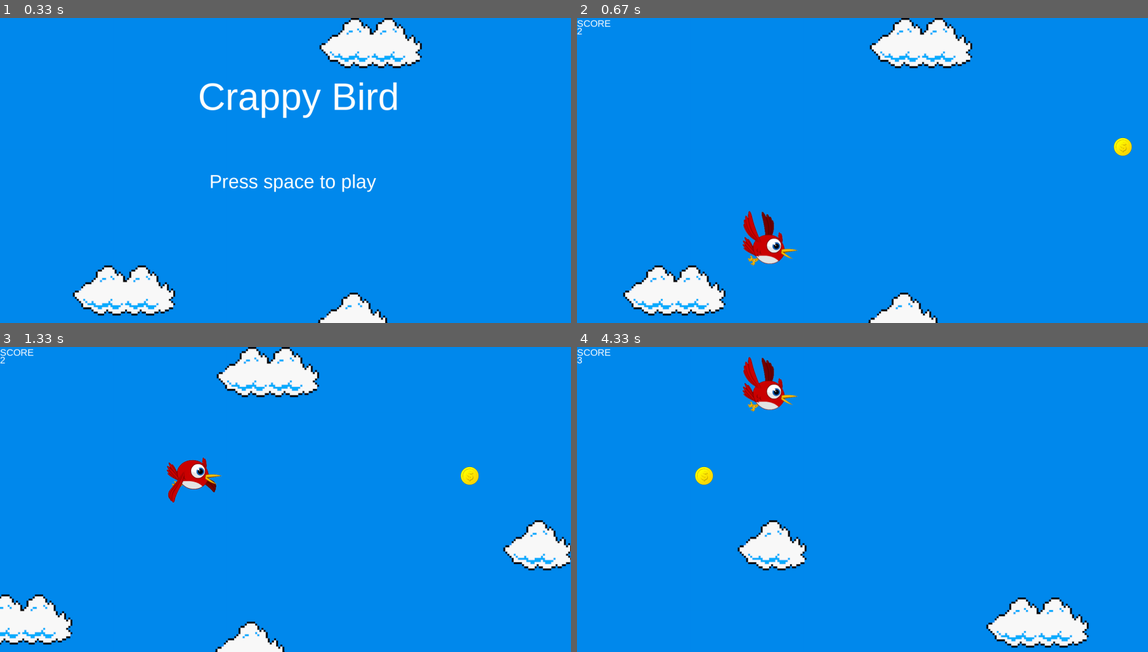
Above: before the commit, frames 1-4 (two rows, left to right).
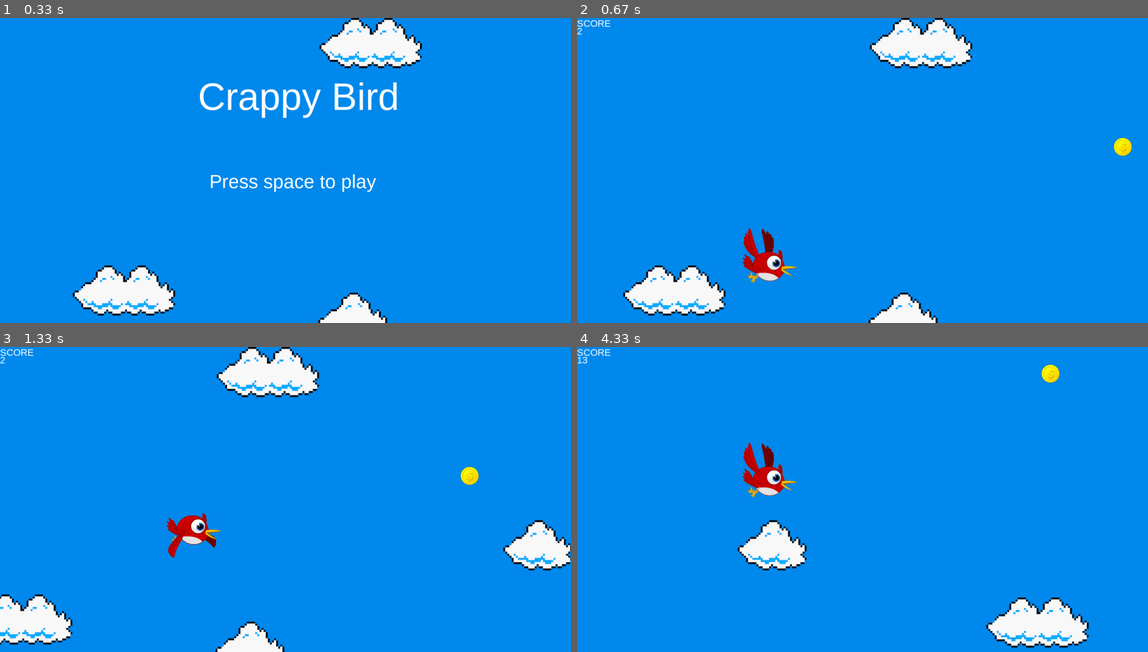
Above: after the commit, the same moments.

Repository: jtam64/pygame_final_project
Game: pygame game, started from Game/CrappyBird.py
Same seed, same stepped clock (60 frames per second), same inputs: the game is played once before the commit and once after it.
Inputs:
- Up to frame 1 (0.33 s): no input
- Up to frame 2 (0.67 s): tap Space at 0.33 s
- Up to frame 3 (1.33 s): tap Space at 0.73, 1.03, 1.23 s
- Up to frame 4 (4.33 s): tap Space at 1.57, 1.87, 2.07, 2.37, 2.63, 2.97, 3.27, 3.4, 3.8, 4.1 s

Frame 1 is identical in both runs. In frame 2, 1.2% of the frame differs, in the area x 28-39%, y 63-87%; in frame 3, 1.4%; in frame 4, 2.1%, in the area x 0-85%, y 3-50%.

Commit message:
add kite sprite and loop every 100 points

Diff:
--- a/Game/components/bird.py
+++ b/Game/components/bird.py
@@ -23,4 +23,7 @@
         self.image = pygame.image.load("sprites/flap1.png")
 
     def gravity(self):
-        self.rect.y += 10
+        self.rect.y += 15
+
+    def crash(self):
+        return self.rect.y >= 650
--- a/Game/components/kite.py
+++ b/Game/components/kite.py
@@ -1,7 +1,16 @@
 import pygame
 from components.sprite import Sprite
+import random
 
 class Kite(Sprite):
     def __init__(self):
         super().__init__( "sprites/kite.png")
+        self.image = pygame.transform.scale(self.image, (150, 150))
+        self.default()
+
+    def scrolling(self, x):
+        self.rect.x -= x
+
+    def default(self):
         self.rect.x = 1500
+        self.rect.y = random.randint(0, 600)
--- a/Game/screens/Game.py
+++ b/Game/screens/Game.py
@@ -13,7 +13,7 @@
         self.sprites = pygame.sprite.Group()
         self.bird = Bird()
         self.coin = Coin()
-        self.kite = Kite()
+        self.kite = 0
 
         # get ticks for flap cooldown
         self.last = pygame.time.get_ticks()
@@ -49,7 +49,6 @@
                 self.bird.flap()
 
     def update(self):
-        print(self.i)
         # make coin y position move
         self.coin.scrolling(self.x)
 
@@ -73,7 +72,7 @@
             self.bird.default()
 
         # check crash event
-        if self.bird.rect.y == 650:
+        if self.bird.crash():
             self.next_screen = "gameover"
             self.running = False
 
@@ -87,3 +86,14 @@
         # every 100 points increase speed
         if int(self.score) % 100 == 0:
             self.x += 1
+
+        # every 1000 points spawn a kite
+        if int(self.score) % 100 == 0 and self.kite == 0:
+            self.kite = Kite()
+            self.sprites.add(self.kite)
+
+        if int(self.score) % 100 == 0 and self.kite !=0 and self.kite.rect.x < 0:
+            self.kite.default()
+
+        if self.kite != 0:
+            self.kite.scrolling(self.x)
--- a/Game/screens/Gameover.py
+++ b/Game/screens/Gameover.py
@@ -7,10 +7,7 @@
         self.x = 0
 
     def manage_event(self, event):
-        if event.type == pygame.KEYDOWN and event.key == pygame.K_SPACE:
-                self.running = False
-                self.next_screen =  False
-                pygame.QUIT()
+        pass
 
     def update(self):
         pass
